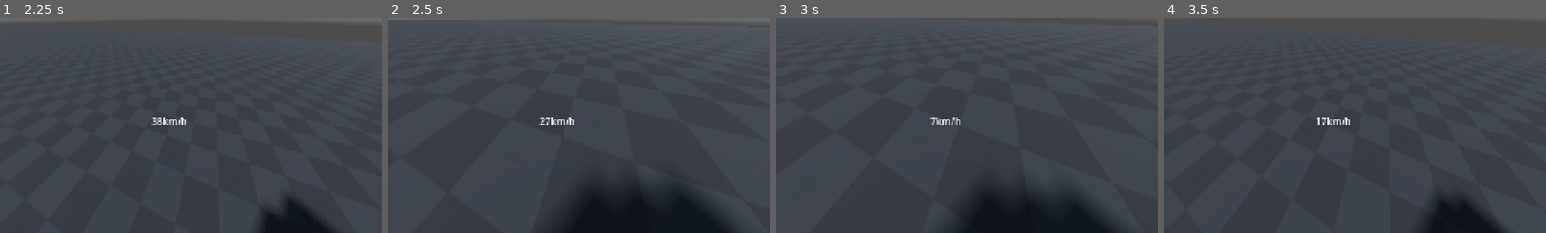
Above: before the commit, frames 1-4 (left to right).
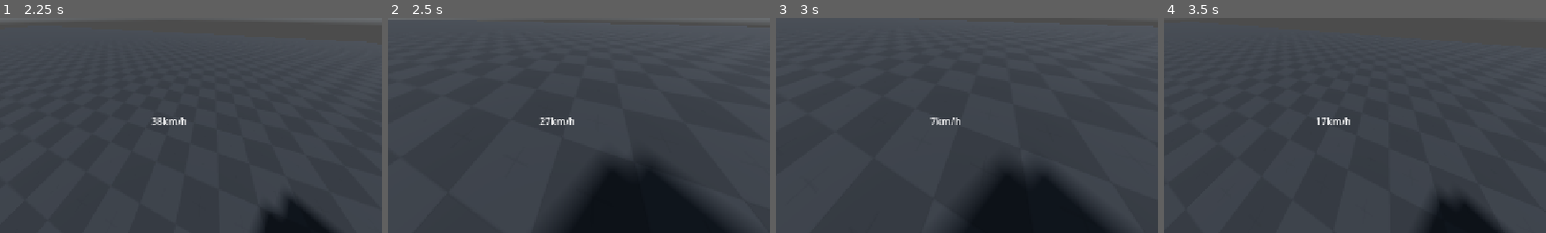
Above: after the commit, the same moments.

Repository: Jeliciousz/movement-game
Game: Godot game, scene res://scenes/world.tscn
The game is run twice, just before and just after one commit, with the same random seed, the same clock (stepped at 60 frames per second) and the same inputs. A sky picture missing from this copy of the repository is replaced by a grey-blue gradient.
Inputs (mouse positions are % of the whole screen's width and height, from its top left):
- Up to frame 1 (2.25 s): tap Enter at 0.5 s; move the mouse to (72, 45) at 0.52 s; hold D (right) 0.53-1.28 s; tap Shift (crouch) at 0.6, 1.35 s; click (72, 45) at 0.67 s; tap Space (jump) at 0.77, 1.52 s; move the mouse to (45, 50) at 1.27 s; hold W (forward) from 1.28 s (still down); move the mouse to (52, 48) at 2.02 s; tap Ctrl (sprint) at 2.1 s
- Up to frame 2 (2.5 s): keep holding W (forward); tap Shift (crouch) at 2.3 s
- Up to frame 3 (3 s): keep holding W (forward); move the mouse to (49, 52) at 2.77 s; tap Shift (crouch) at 2.85 s; click (49, 52) at 2.92 s
- Up to frame 4 (3.5 s): keep holding W (forward); tap Space (jump) at 3.02 s
The pictures show only the part of the screen within x 28-78%, y 50-100%; the shares and areas given below are measured in that part.

Frame 1 is identical in both runs. In frame 2, 1.4% of the frame differs, in the area x 56-74%, y 67-81%; in frame 3, 1.5%, in the area x 58-76%, y 69-84%; in frame 4, nothing differs.

Commit message:
crouching

Diff:
--- a/scripts/player/player.gd
+++ b/scripts/player/player.gd
@@ -91,10 +91,12 @@
 
 
 @onready var head: Node3D = $Head
+@onready var standing_head_y: float = $Head.position.y
 @onready var mesh: Node3D = $MeshInstance
 @onready var standing_mesh_y: float = $MeshInstance.position.y
-@onready var standing_head_y: float = $Head.position.y
-@onready var standing_height: float = $CollisionShape.shape.height
+
+@onready var standing_collider_height: float = $CollisionShape.shape.height
+@onready var standing_collider_y: float = $CollisionShape.position.y
 
 
 var input_axis: Vector2 = Vector2.ZERO
@@ -190,7 +192,7 @@
 	jump_action_timer += delta
 	crouch_action_timer += delta
 
-	mesh.mesh.height = lerpf(standing_height, standing_height * crouch_height_multiplier, clampf(crouch_timer / crouch_transition_time, 0, 1))
+	mesh.scale.y = lerpf(1.0, crouch_height_multiplier, clampf(crouch_timer / crouch_transition_time, 0, 1))
 	mesh.position.y = lerpf(standing_mesh_y, standing_mesh_y * crouch_height_multiplier, clampf(crouch_timer / crouch_transition_time, 0, 1))
 	head.position.y = lerpf(standing_head_y, standing_head_y * crouch_height_multiplier, clampf(crouch_timer / crouch_transition_time, 0, 1))
 
--- a/scripts/player/player_crouching.gd
+++ b/scripts/player/player_crouching.gd
@@ -11,15 +11,15 @@
 func enter() -> void:
 	player.crouch_timer = 0
 
-	collision_shape.shape.height *= player.crouch_height_multiplier
-	collision_shape.position.y *= player.crouch_height_multiplier
+	collision_shape.shape.height = player.standing_collider_height * player.crouch_height_multiplier
+	collision_shape.position.y = player.standing_collider_y * player.crouch_height_multiplier
 
 
 func exit() -> void:
 	player.crouch_timer = player.crouch_transition_time
 
-	collision_shape.shape.height /= player.crouch_height_multiplier
-	collision_shape.position.y /= player.crouch_height_multiplier
+	collision_shape.shape.height = player.standing_collider_height
+	collision_shape.position.y = player.standing_collider_y
 
 
 func physics_update(delta: float) -> void:
